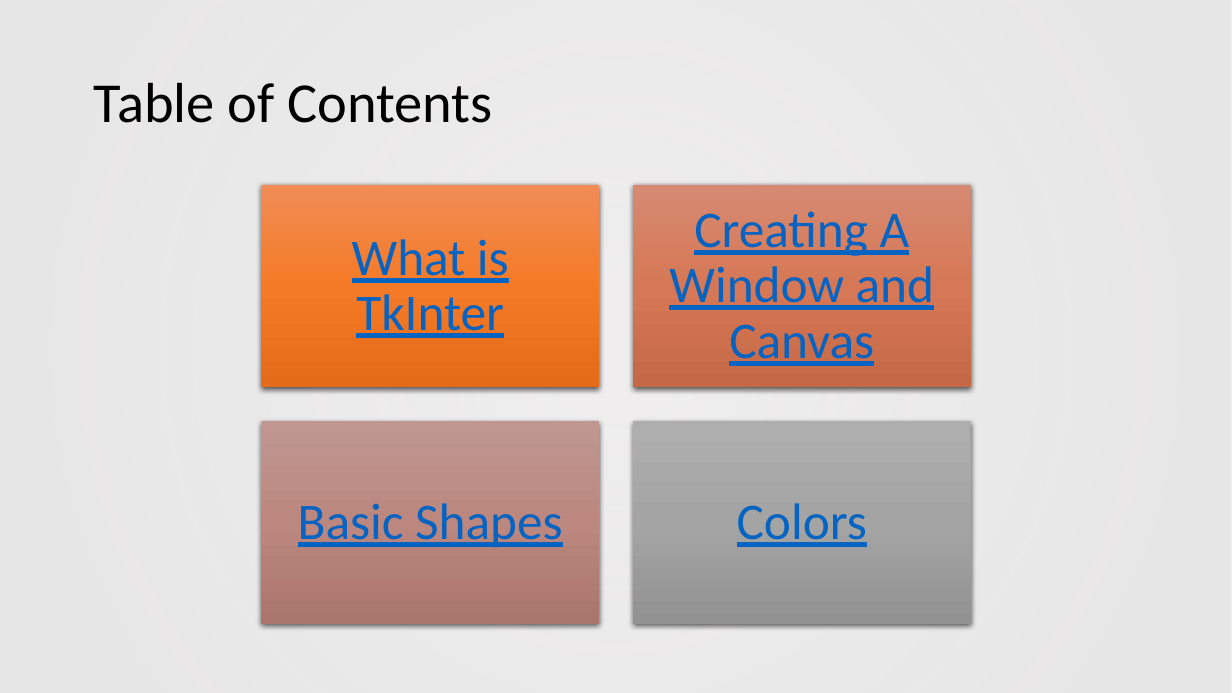
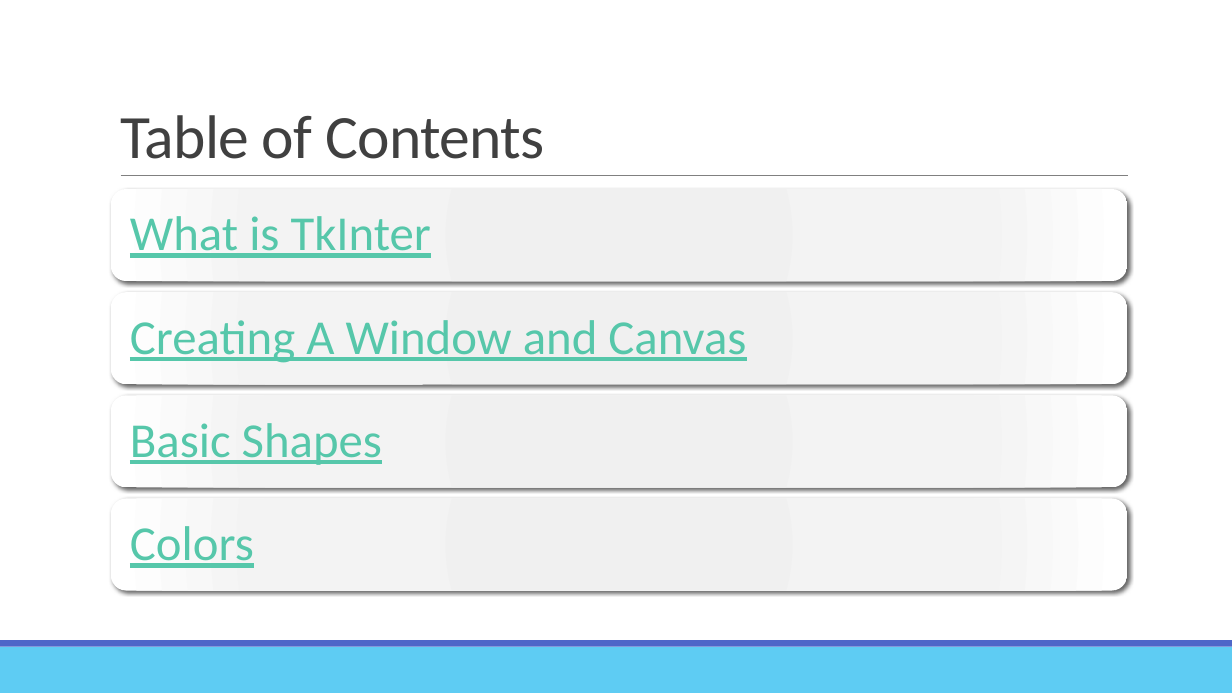
Before and after one commit to 24tweikel/TkInterTutorial, a slide deck: slide 2 of tkinter.pptx. Drawn at 1232x693 pixels with LibreOffice and Linux fonts; fonts in the diff are those of the drawing; background and template pictures are left out. Boxes give left, top, right and bottom in pixels: in the first picture for what was removed or moved away, otherwise in the second. Text is boxed around its words. In the diff, an @@ line names an element or a change of style, - is before the commit and + after.

```diff
--- a/tkinter.pptx
+++ b/tkinter.pptx
@@ rectangle removed at bbox=[0, 0, 1232, 693] @@
@@ title "Table of Contents": place and size @@
-title "Table of Contents" at bbox=[94, 82, 493, 123]
+title "Table of Contents" at bbox=[120, 115, 545, 159]
@@ title "Table of Contents" at bbox=[120, 115, 545, 159]: size 44 to 48 pt, text colour #000000 to #404040, letter spacing 0 to -0.5 pt; line spacing 0.9 to 0.85; vertical alignment middle to bottom @@
@@ line added from (121, 176) to (1128, 176), #808080 0.5 pt @@
@@ text "What is TkInter": place and size @@
-text "What is TkInter" at bbox=[352, 239, 509, 338]
+text "What is TkInter" at bbox=[130, 216, 431, 258]
@@ text "Creating A Window and Canvas": place and size @@
-text "Creating A Window and Canvas" at bbox=[669, 211, 934, 366]
+text "Creating A Window and Canvas" at bbox=[130, 320, 746, 363]
@@ size 40 to 38 pt, text colour #0563C1 to #56C7AA; alignment centre to left in 4 elements at bbox=[130, 216, 431, 258], bbox=[130, 320, 746, 363], bbox=[130, 526, 254, 568], bbox=[130, 423, 382, 465] @@
@@ text "Basic Shapes": place and size @@
-text "Basic Shapes" at bbox=[298, 503, 563, 548]
+text "Basic Shapes" at bbox=[130, 423, 382, 465]
@@ group removed at bbox=[262, 185, 971, 624]: 4 rectangles @@
@@ group added at bbox=[111, 189, 1128, 592]: 4 rounded rectangles @@
@@ text "Colors": place and size @@
-text "Colors" at bbox=[737, 503, 867, 547]
+text "Colors" at bbox=[130, 526, 254, 568]
@@ rectangle added at bbox=[0, 647, 1232, 693], fill #5ECCF3 @@
@@ rectangle added at bbox=[0, 640, 1232, 647], fill #4E67C8 @@
```
Also in this commit, not shown: 9 other slides changed, 1 slide added, 1 slide removed.
